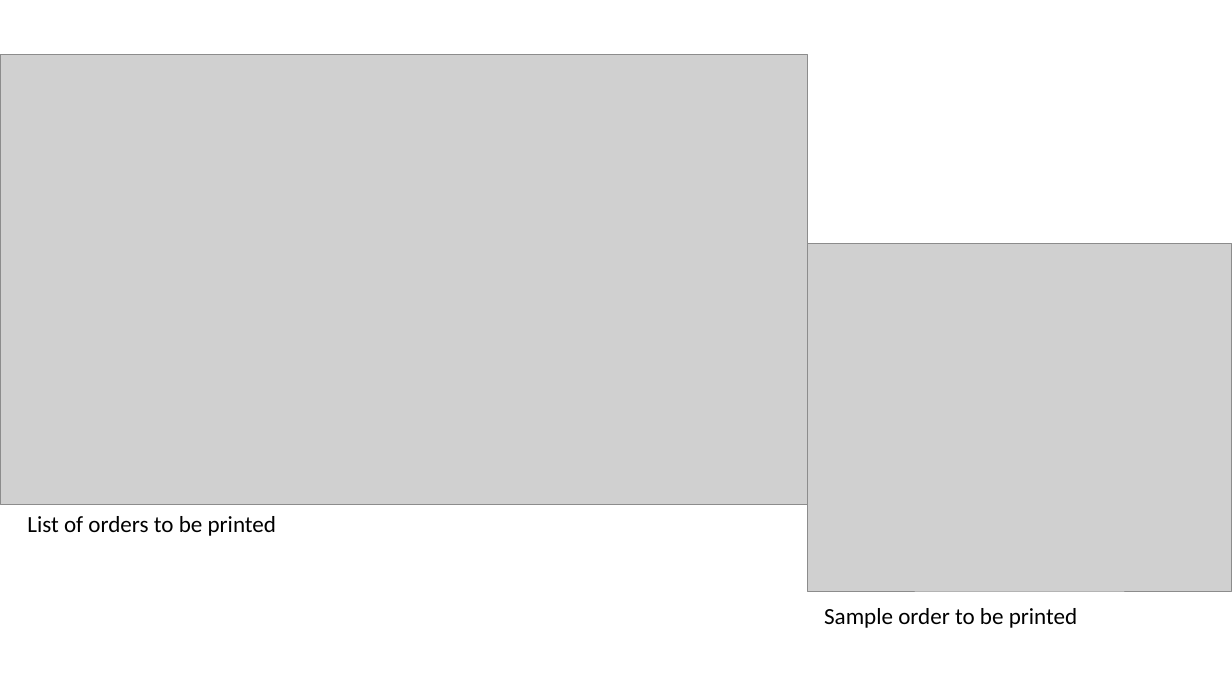
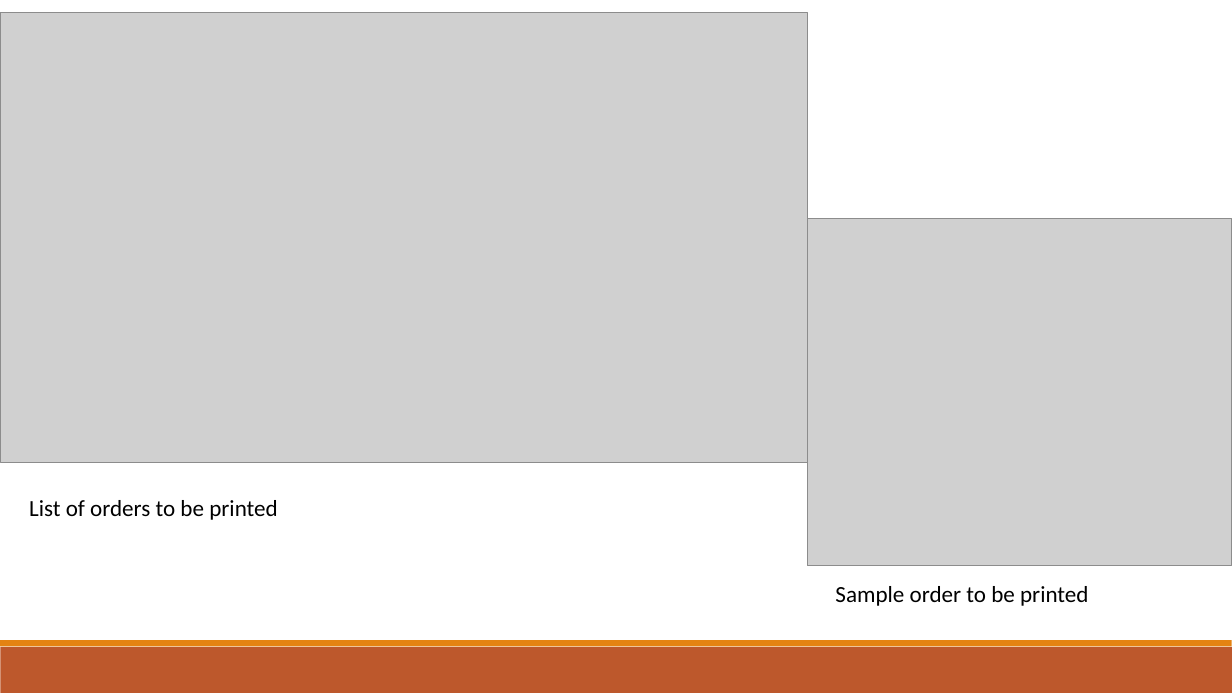
Before and after one commit to therikshak/Summer2017Projects, a slide deck: slide 3 of Documentation/Erik_Summer_Deck.pptx (slide 2 before the commit). Drawn at 1232x693 pixels with LibreOffice and Linux fonts; fonts in the diff are those of the drawing; grey boxes stand for pictures. Boxes give left, top, right and bottom in pixels: in the first picture for what was removed or moved away, otherwise in the second. Text is boxed around its words. In the diff, an @@ line names an element or a change of style, - is before the commit and + after.

```diff
--- a/Documentation/Erik_Summer_Deck.pptx
+++ b/Documentation/Erik_Summer_Deck.pptx
@@ picture: place and size @@
-picture at <box>0,55,807,505</box>
+picture at <box>0,12,807,462</box>
@@ picture: place and size @@
-picture at <box>807,243,1232,591</box>
+picture at <box>807,218,1232,566</box>
@@ text "List of orders to be ...": place and size @@
-text "List of orders to be ..." at <box>27,516,276,536</box>
+text "List of orders to be ..." at <box>29,500,277,520</box>
@@ text "Sample order to be printed": place and size @@
-text "Sample order to be printed" at <box>824,608,1077,628</box>
+text "Sample order to be printed" at <box>835,586,1088,606</box>
@@ rectangle added at <box>0,647,1232,693</box>, fill #BD582C @@
@@ rectangle added at <box>0,640,1232,647</box>, fill #E48312 @@
```
Also in this commit, not shown: 8 other slides changed, 3 slides added, 11 other files.
